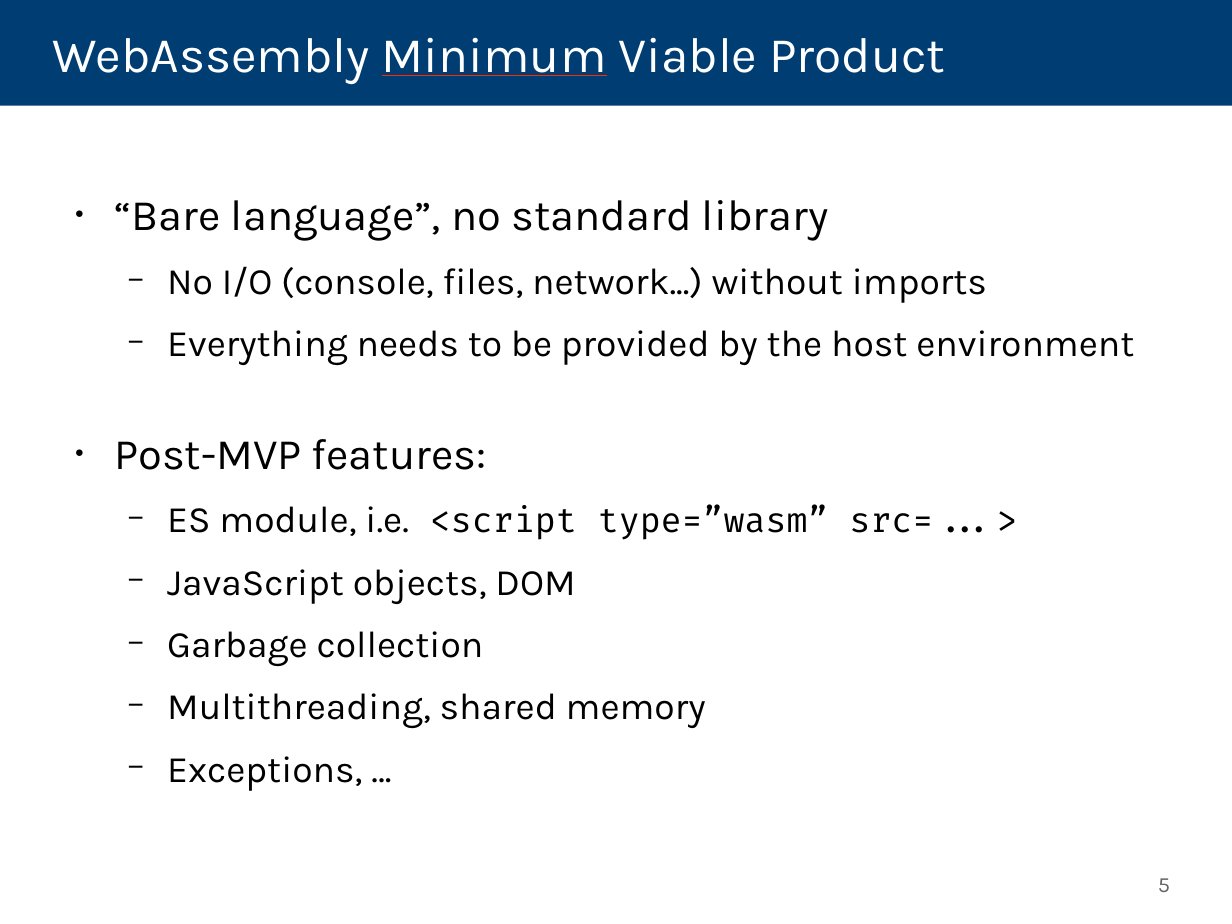
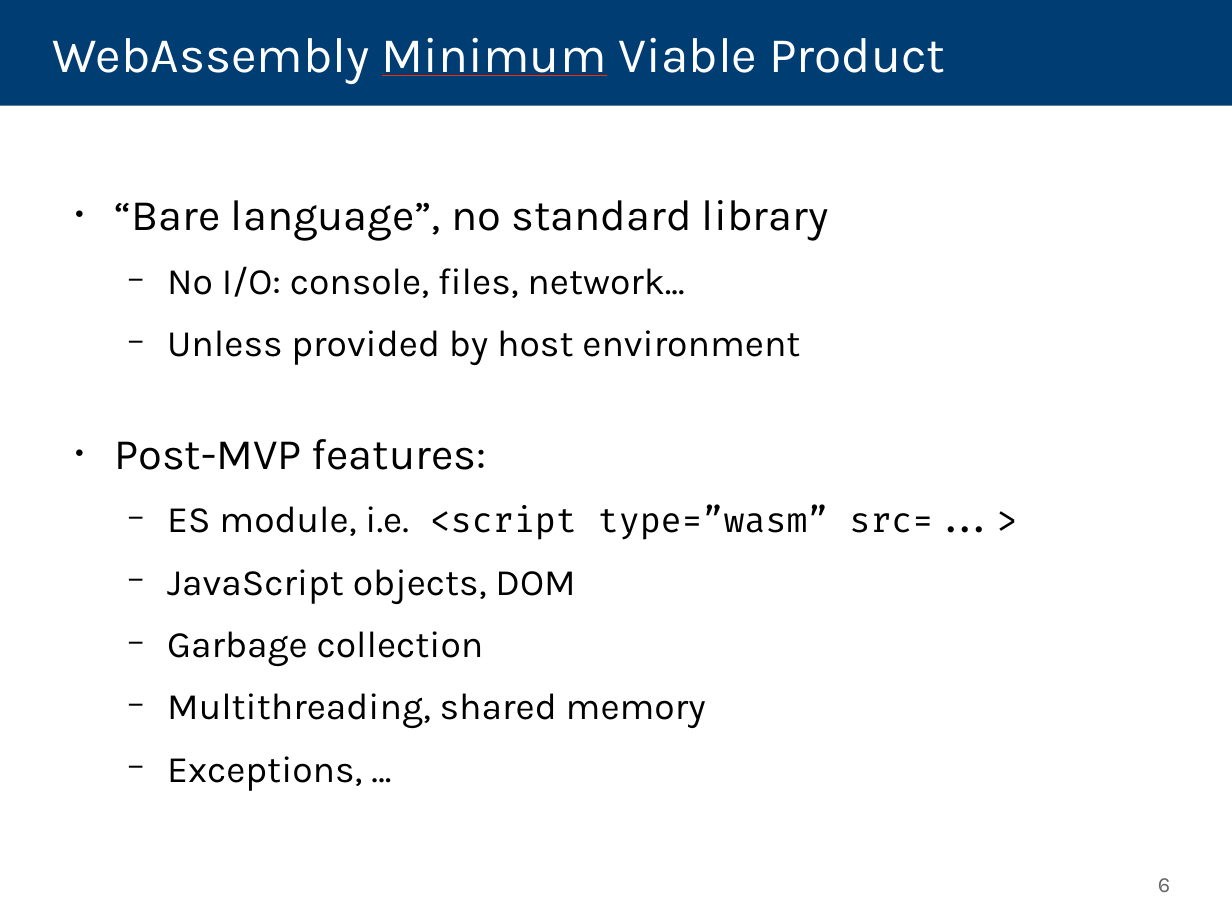
Before and after one commit to danleh/wasabi, a slide deck: slide 6 of 2018-04-11 Presentation/own-work.odp (slide 5 before the commit). Drawn at 1232x924 pixels with LibreOffice and Linux fonts; fonts in the diff are those of the drawing. Boxes give left, top, right and bottom in pixels: in the first picture for what was removed or moved away, otherwise in the second. Text is boxed around its words. In the diff, an @@ line names an element or a change of style, - is before the commit and + after.

```diff
--- a/2018-04-11 Presentation/own-work.odp
+++ b/2018-04-11 Presentation/own-work.odp
@@ text at [167,266,800,365]: text changed @@
-  − No I/O (console, files, network...) without imports
-  − Everything needs to be provided by the host environment
+  − No I/O: console, files, network...
+  − Unless provided by host environment
@@ page number at [1158,878,1170,892]: text changed @@
-5
+6
```
Also in this commit, not shown: 3 other slides changed, 11 slides added, 4 slides removed, 2 other files.
